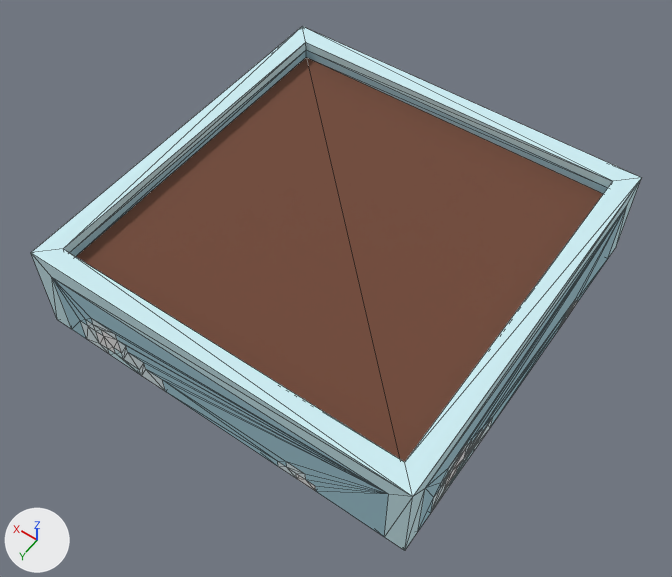
One commit to the OBJ model Assets/Models/cubito_hielo_lento.obj: the scene before it, then after it.
Both versions are drawn from a camera (50 mm lens) standing at (-3.29, 4.76, 10.29) and looking at (-0.09, 0.29, 3.27). Every picture has the same lights, and +X, +Y and +Z are marked at lower left. Mesh edges are drawn as thin lines. Where no turn or scale is listed for an object, it has been applied to the vertices. Vertices at the same position are counted once.

In view in the first picture: 'Untitled'.
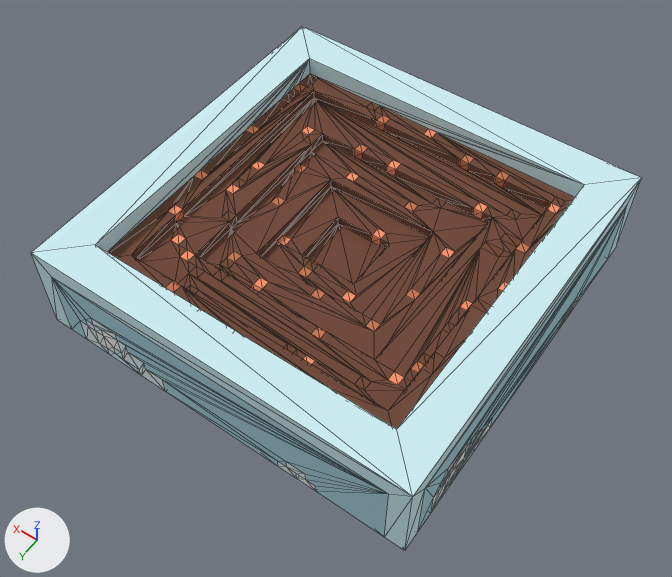
Pixel boxes [x1, y1, x2, y2] of what changed, in the pictures (672 x 577 px):
```json
{"part": 1, "of": "me_untitled", "change": "built on", "before": [60, 27, 641, 496], "after": [60, 27, 641, 496]}
```

Edits to the scene script, one JSON object a line:
```json
{"block": "me_untitled", "where": "# used by ob_untitled; location = (0.0, 0.0, 0.0)"}
{"op": "remove", "block": "me_untitled", "code": "me_untitled.from_pydata(...)  # 236 vertices, 468 faces; spans x -2.0..2.0, y -2.0..2.0, z 3.0..4.0"}
{"op": "add", "block": "me_untitled", "code": "me_untitled.from_pydata(...)  # 536 vertices, 1068 faces; spans x -2.0..2.0, y -2.0..2.0, z 3.0..4.0"}
{"block": "me_untitled", "change": "me_untitled part 1: 1 vertex moved from x 1.8, y 1.8, z 4.0 to x 1.6, y 1.6, z 4.0; 11 vertices removed from x -1.8..1.8, y -1.8..1.8, z 3.8..4.0; 311 vertices added at x -1.6..1.6, y -1.6..1.6, z 3.4..4.0"}
```
